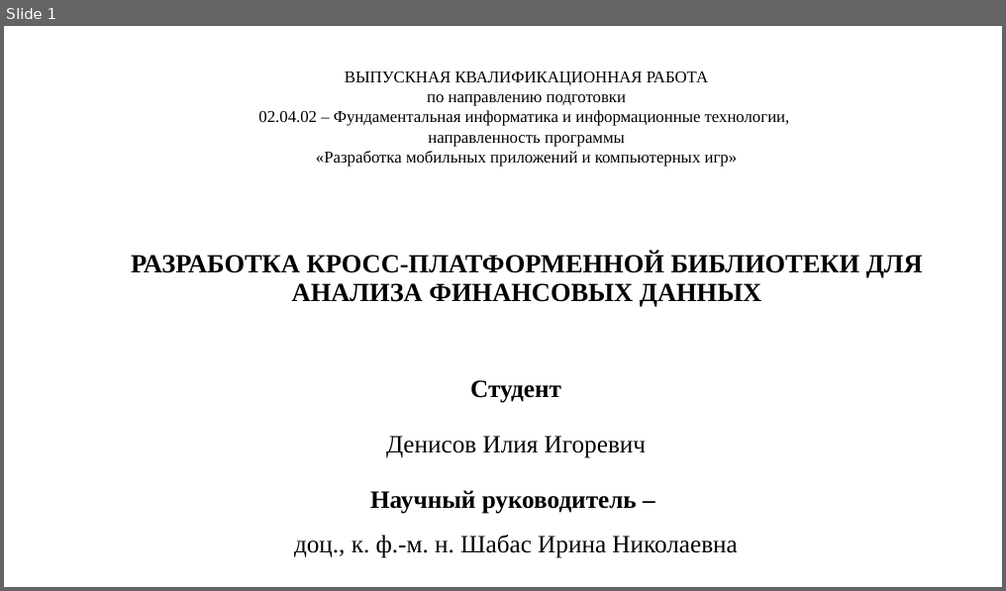
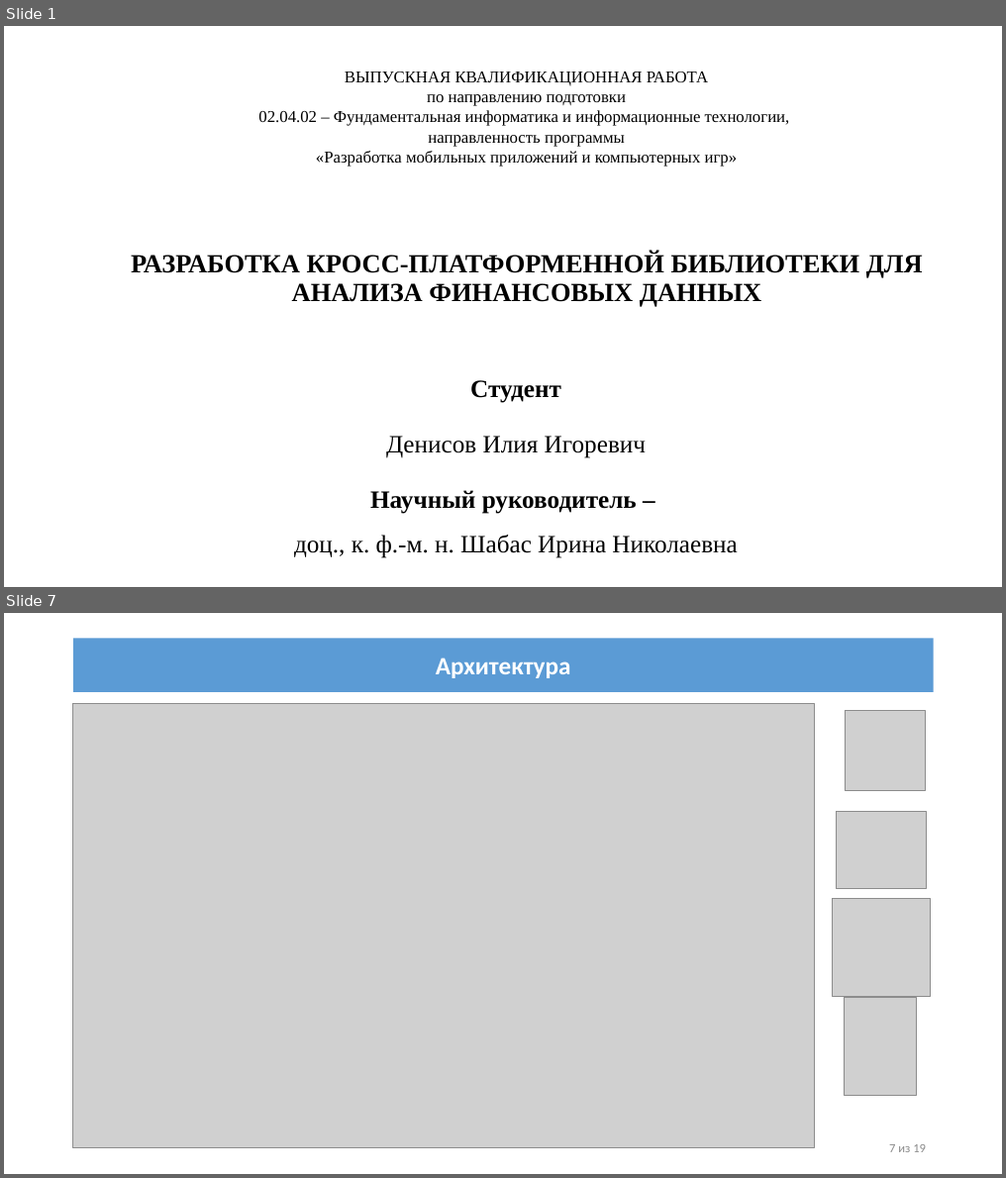
Before and after one commit to IliiaDenisov/masters-thesis, a slide deck: src/Презентация диплома.pptx. Shown one above the other, each under a label of ours: slide 1 before the commit, slides 1 and 7 after it; the slides between them are not shown. The pictures are 1006x591 and 1006x1178 pixels, drawn with LibreOffice and Linux fonts; fonts in the diff are those of the drawing; grey boxes stand for pictures. Boxes give left, top, right and bottom in pixels: in the first picture for what was removed or moved away, otherwise in the second. Text is boxed around its words. In the diff, an @@ line names an element or a change of style, - is before the commit and + after.

```diff
--- a/src/Презентация диплома.pptx
+++ b/src/Презентация диплома.pptx
@@ slide 7 added at <box>4,613,1002,1174</box>, background #FFFFFF @@
@@ rectangle added at <box>73,639,933,692</box>, fill #5B9BD5, 24 pt, text #FFFFFF, bold @@
+Архитектура
@@ picture added at <box>73,703,815,1149</box> @@
@@ picture added at <box>845,710,926,791</box> @@
@@ picture added at <box>837,811,927,889</box> @@
@@ picture added at <box>833,898,931,996</box> @@
@@ picture added at <box>844,998,918,1095</box> @@
@@ text added at <box>889,1145,926,1153</box>, 12 pt, text #8C8C8C @@
+7 из 19
```
Also in this commit, not shown: 14 slides changed, 3 other slides added, 2 slides removed.
